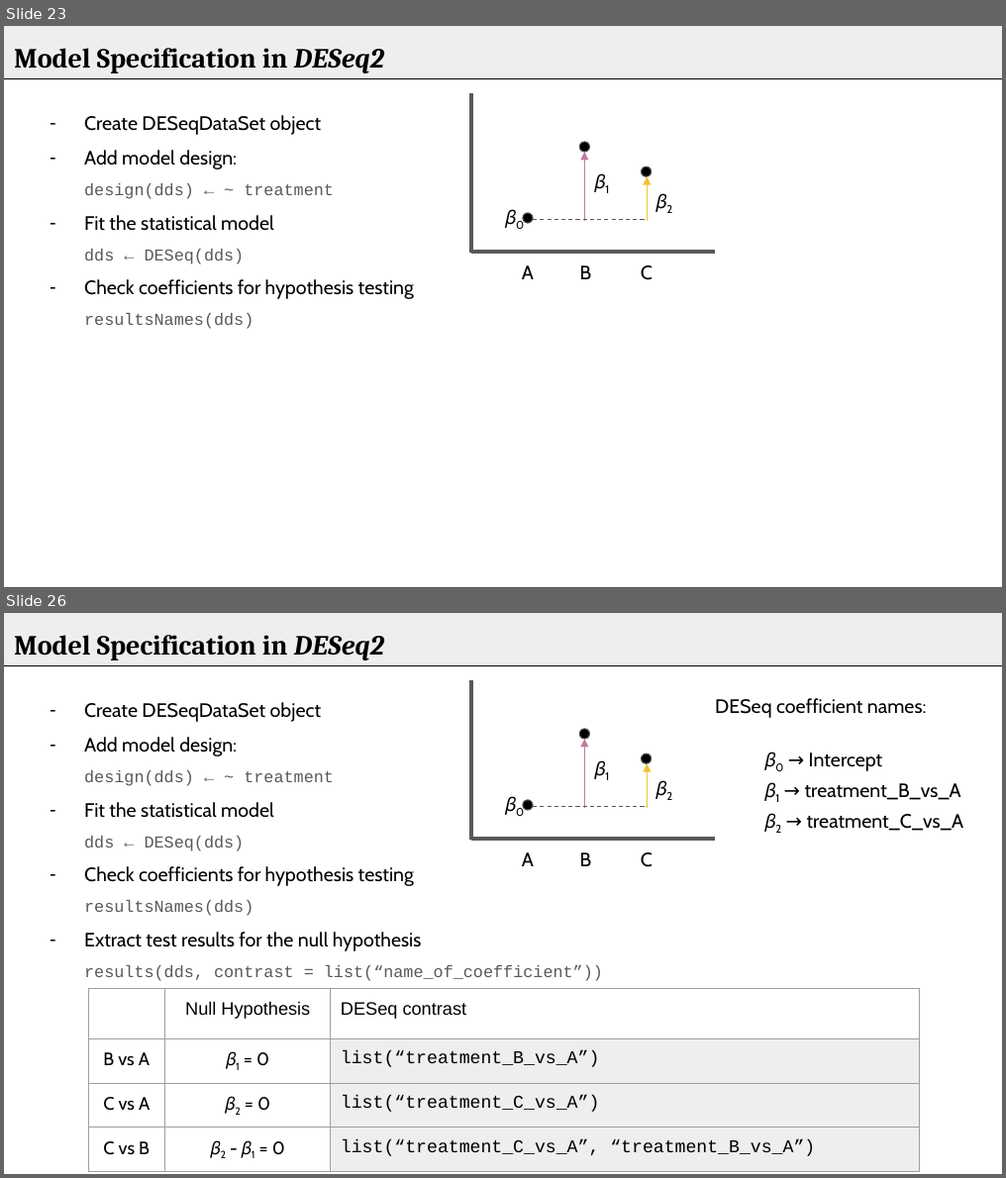
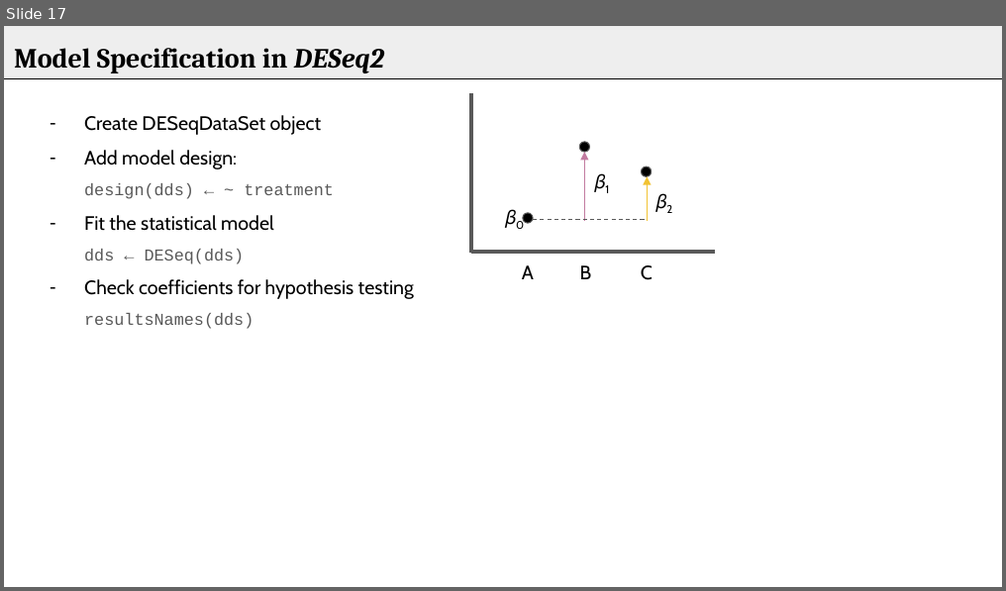
Before and after one commit to bioinformatics-core-shared-training/Bulk_RNAseq_Course_Base, a slide deck: additional_scripts_and_materials/Statistical_models_in_R_DESeq2.pptx. Shown one above the other, each under a label of ours: slides 23 and 26 before the commit, slide 17 after it; the slides between them are not shown. The pictures are 1006x1178 and 1006x591 pixels, drawn with LibreOffice and Linux fonts; fonts in the diff are those of the drawing. Boxes give left, top, right and bottom in pixels: in the first picture for what was removed or moved away, otherwise in the second. Text is boxed around its words. In the diff, an @@ line names an element or a change of style, - is before the commit and + after.

```diff
--- a/additional_scripts_and_materials/Statistical_models_in_R_DESeq2.pptx
+++ b/additional_scripts_and_materials/Statistical_models_in_R_DESeq2.pptx
@@ slide 26 removed at (x1=4, y1=613, x2=1002, y2=1174), background #FFFFFF; not listed: 2 template elements that a slide beside it also shows @@
@@ title removed at (x1=14, y1=635, x2=384, y2=661) @@
-Model Specification in DESeq2
@@ line removed from (471, 840) to (471, 681) @@
@@ text removed at (x1=715, y1=698, x2=964, y2=831) @@
-DESeq coefficient names:
-𝛽0 → Intercept
-𝛽1 → treatment_B_vs_A
-𝛽2 → treatment_C_vs_A
@@ text removed at (x1=84, y1=702, x2=603, y2=981) @@
-– Create DESeqDataSet object
-– Add model design:
-design(dds) ← ~ treatment
-– Fit the statistical model
-  dds ← DESeq(dds)
-– Check coefficients for hypothesis testing
-  resultsNames(dds)
-– Extract test results for the null hypothesis
-  results(dds, contrast = list(“name_of_coefficient”))
@@ ellipse removed at (x1=580, y1=729, x2=590, y2=739) @@
@@ text removed at (x1=585, y1=747, x2=639, y2=793) @@
-𝛽1
@@ arrow removed from (585, 808) to (585, 739) @@
@@ ellipse removed at (x1=641, y1=754, x2=650, y2=763) @@
@@ text removed at (x1=495, y1=781, x2=548, y2=829) @@
-𝛽0
@@ text removed at (x1=647, y1=766, x2=701, y2=814) @@
-𝛽2
@@ arrow removed from (647, 808) to (647, 763) @@
@@ ellipse removed at (x1=523, y1=799, x2=533, y2=810) @@
@@ line removed from (533, 807) to (647, 807) @@
@@ line removed from (471, 839) to (715, 839) @@
@@ text removed at (x1=522, y1=853, x2=534, y2=866) @@
-A
@@ text removed at (x1=580, y1=853, x2=592, y2=866) @@
-B
@@ text removed at (x1=641, y1=853, x2=652, y2=867) @@
-C
@@ table removed at (x1=88, y1=989, x2=919, y2=1174), 4 rows, 3 columns @@
- | Null Hypothesis | DESeq contrast
-B vs A | 𝛽1 = 0 | list(“treatment_B_vs_A”)
-C vs A | 𝛽2 = 0 | list(“treatment_C_vs_A”)
-C vs B | 𝛽2 - 𝛽1 = 0 | list(“treatment_C_vs_A”, “treatment_B_vs_A”)
@@ what was slide 23 is now slide 17 @@
```
Also in this commit, not shown: 5 slides changed, 11 other slides removed.
